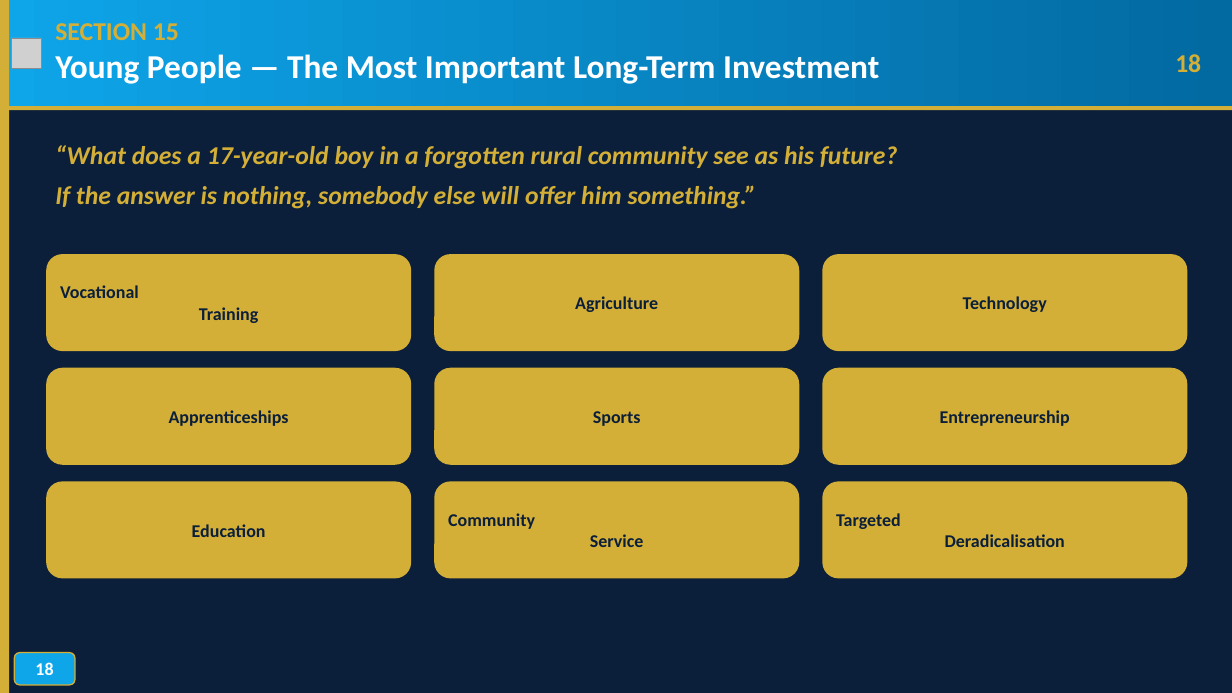
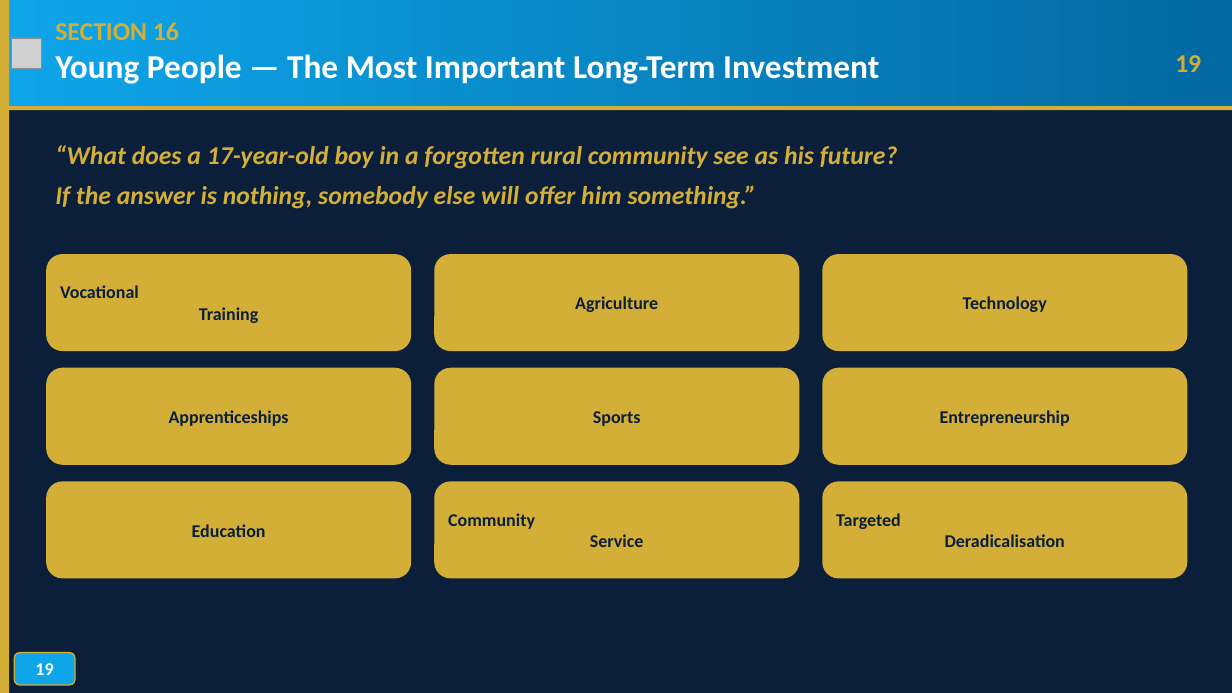
Before and after one commit to TOMDEGGS/BETONIQ-WEST-, a slide deck: slide 19 of avm_morgan_docs/AVM_MORGAN_SECURITY_KEYNOTE_ADDRESS_V4_MOD_AUG31.pptx (slide 18 before the commit). Drawn at 1232x693 pixels with LibreOffice and Linux fonts; fonts in the diff are those of the drawing; grey boxes stand for pictures; background and template pictures are left out. Boxes give left, top, right and bottom in pixels: in the first picture for what was removed or moved away, otherwise in the second. Text is boxed around its words. In the diff, an @@ line names an element or a change of style, - is before the commit and + after.

Commit message:
Add Section Seven: The Britain and Israel Model - proactive intelligence to nip threats in the bud (CONTEST/JTAC/Prevent + Israeli collaborative fusion doctrine). Renumbered all subsequent sections across script, HTML canvas (29->30 slides) and PPTX (29->30 slides). Added new Harvard-style references (HM Government CONTEST 2023, UK Home Office Prevent Duty 2023, Byman 2011, Israel Security Agency 2024).

```diff
--- a/avm_morgan_docs/AVM_MORGAN_SECURITY_KEYNOTE_ADDRESS_V4_MOD_AUG31.pptx
+++ b/avm_morgan_docs/AVM_MORGAN_SECURITY_KEYNOTE_ADDRESS_V4_MOD_AUG31.pptx
@@ text at box(55, 22, 179, 40): text changed @@
-SECTION 15
+SECTION 16
@@ text at box(1175, 55, 1201, 72): text changed @@
-18
+19
@@ text in rounded rectangle at box(35, 663, 53, 675): text changed @@
-18
+19
```
Also in this commit, not shown: 27 other slides changed, 1 slide added, 3 other files.
